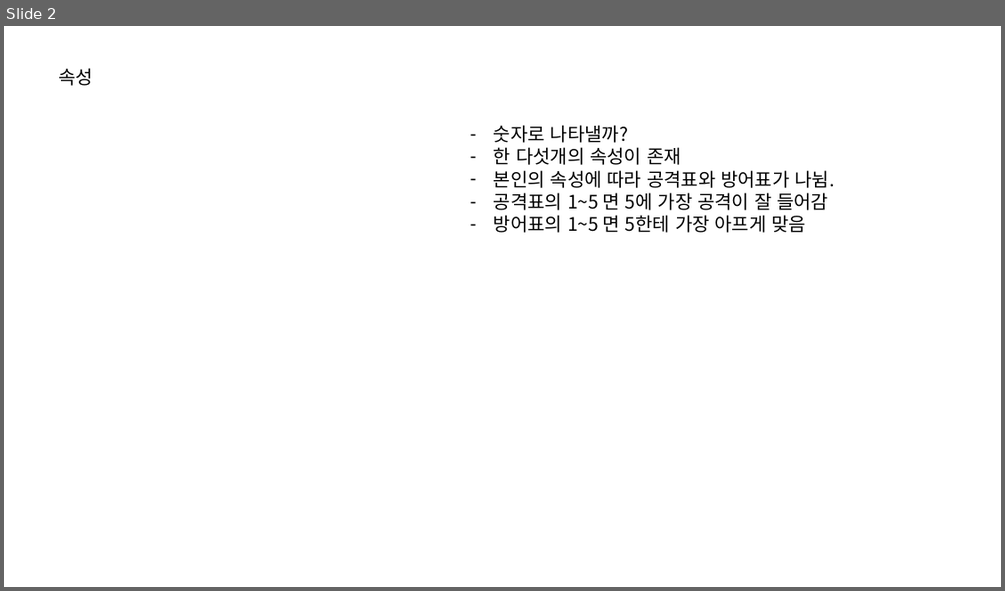
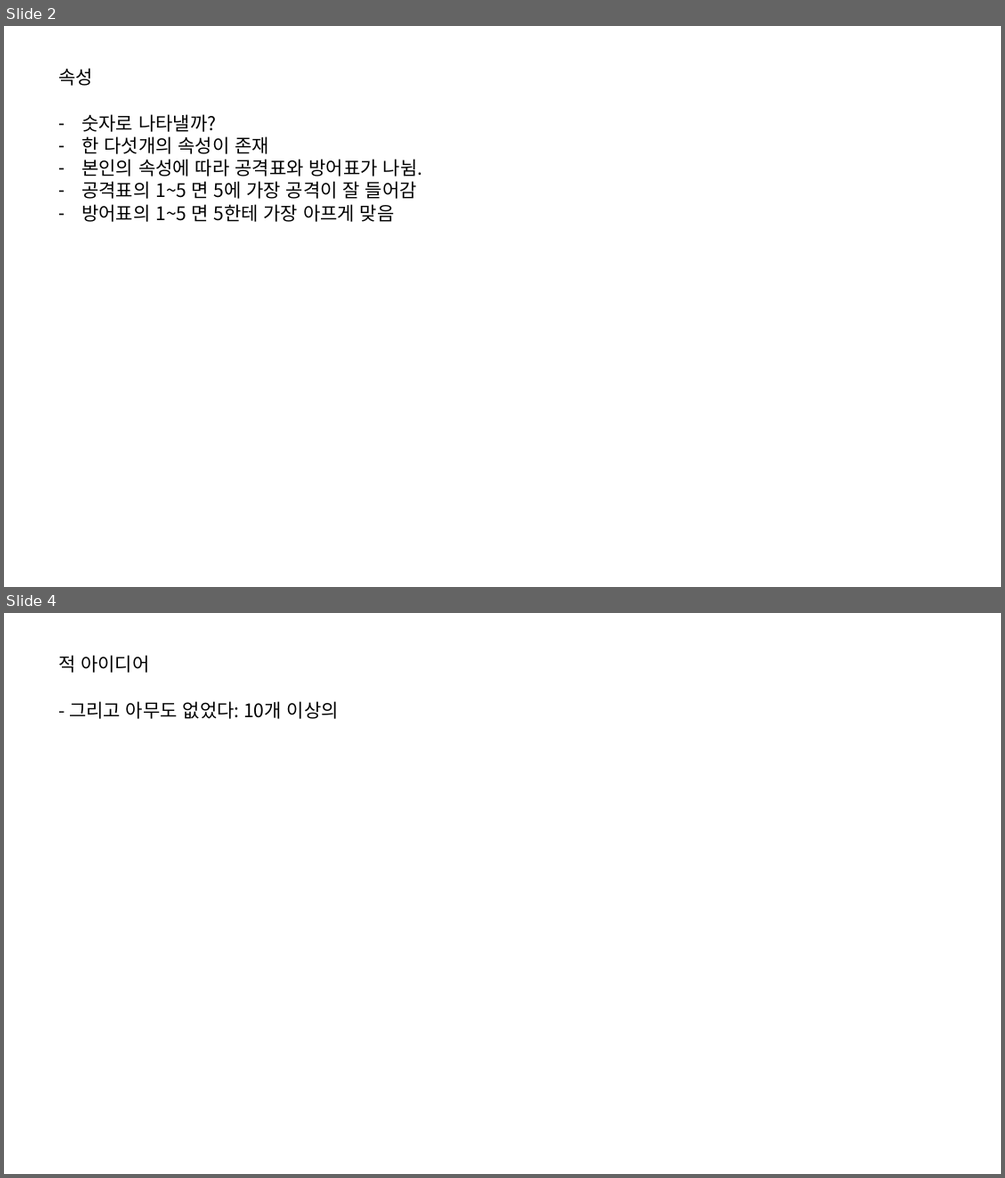
Before and after one commit to IdfKLeh/capstone, a slide deck: 전투.pptx. Shown one above the other, each under a label of ours: slide 2 before the commit, slides 2 and 4 after it; the slides between them are not shown. The pictures are 1005x591 and 1005x1178 pixels, drawn with LibreOffice and Linux fonts; fonts in the diff are those of the drawing. Boxes give left, top, right and bottom in pixels: in the first picture for what was removed or moved away, otherwise in the second. Text is boxed around its words. In the diff, an @@ line names an element or a change of style, - is before the commit and + after.

```diff
--- a/전투.pptx
+++ b/전투.pptx
@@ slide 4 added at (x1=4, y1=613, x2=1001, y2=1174), background #FFFFFF @@
@@ text added at (x1=58, y1=655, x2=149, y2=673), 18 pt, text #000000 @@
+적 아이디어
@@ text added at (x1=69, y1=701, x2=339, y2=719), 18 pt, text #000000 @@
+- 그리고 아무도 없었다: 10개 이상의
@@ slide 2 changed as well @@
@@ text "숫자로 나타낼까?" moved from (x1=494, y1=125, x2=834, y2=232) to (x1=81, y1=114, x2=423, y2=222) @@
```
Also in this commit, not shown: 1 other slide changed, 2 other slides added, 3 other files.
